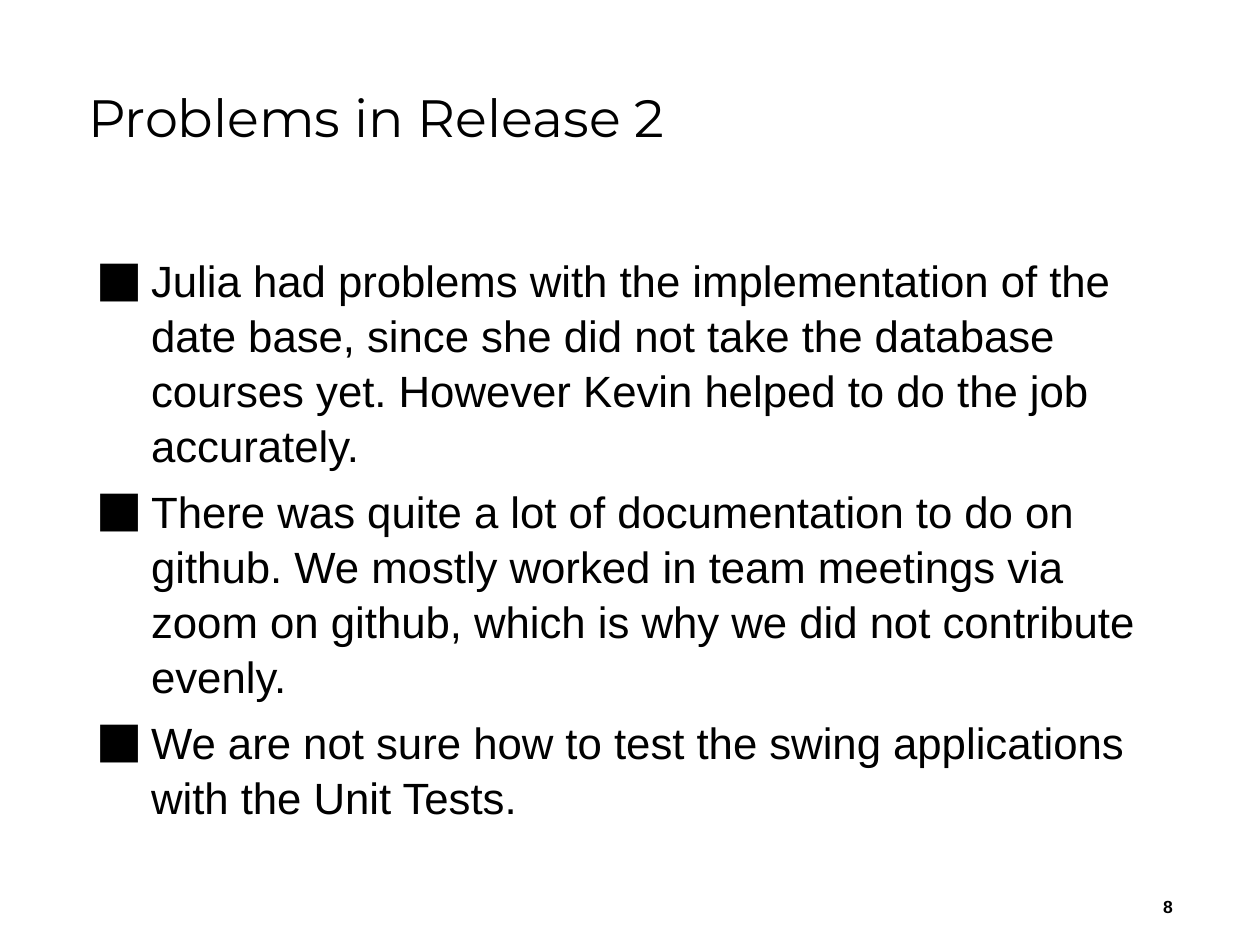
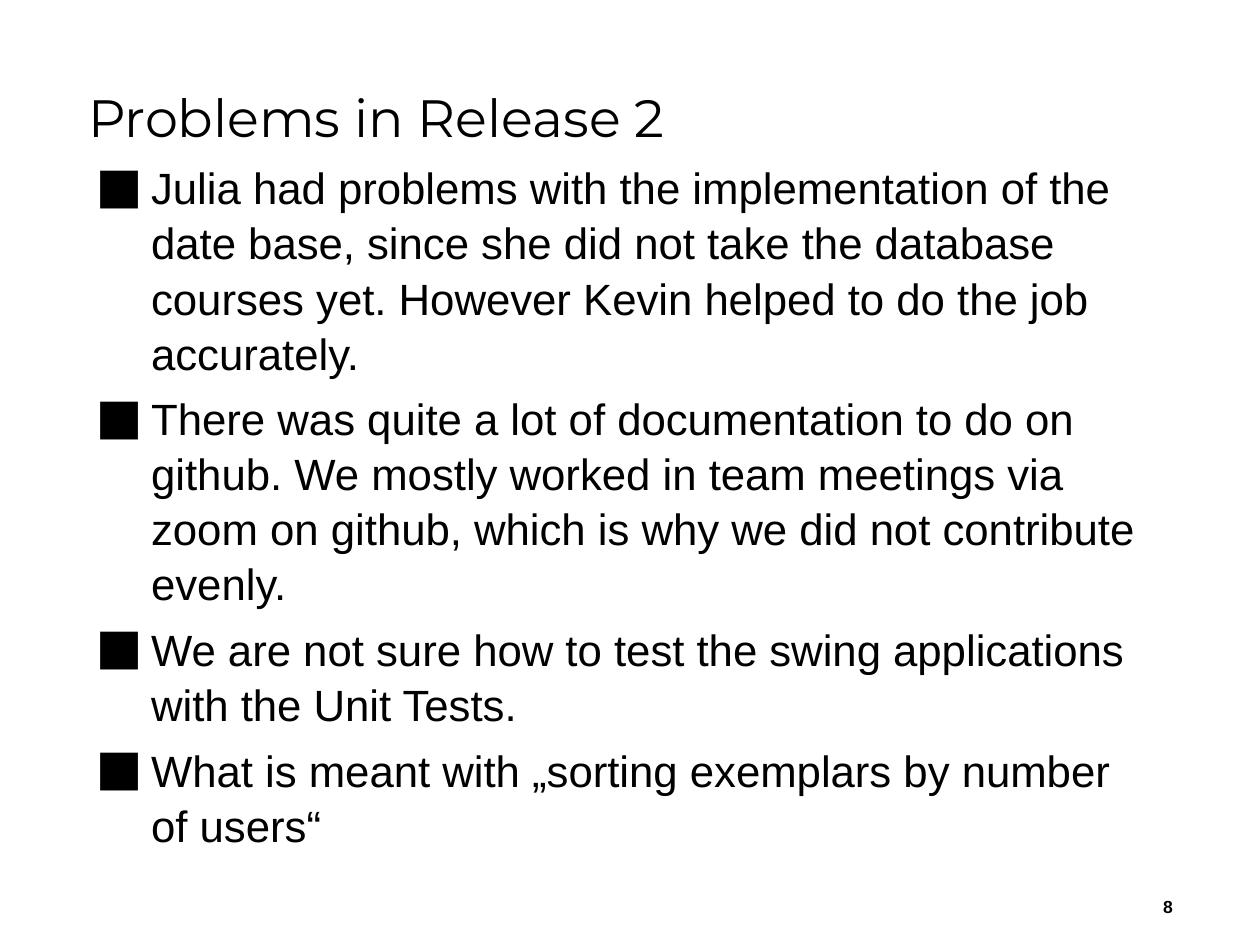
Before and after one commit to kevschuetz/exemplar-mgmt-system-swing, a slide deck: slide 8 of Documents/Release 2/ReleasePräsentation2__Team04.pptx. Drawn at 1260x945 pixels with LibreOffice and Linux fonts; fonts in the diff are those of the drawing; background and template pictures are left out. Boxes give left, top, right and bottom in pixels: in the first picture for what was removed or moved away, otherwise in the second. Text is boxed around its words. In the diff, an @@ line names an element or a change of style, - is before the commit and + after.

```diff
--- a/Documents/Release 2/ReleasePräsentation2__Team04.pptx
+++ b/Documents/Release 2/ReleasePräsentation2__Team04.pptx
@@ text "Julia had problems with the ...": place and size @@
-text "Julia had problems with the ..." at [151,265,1135,815]
+text "Julia had problems with the ..." at [151,172,1135,795]
@@ text at [151,755,1110,795]: paragraph added @@
+⬛ What is meant with „sorting exemplars by number of users“
```
Also in this commit, not shown: 3 other slides changed, 1 other file.
